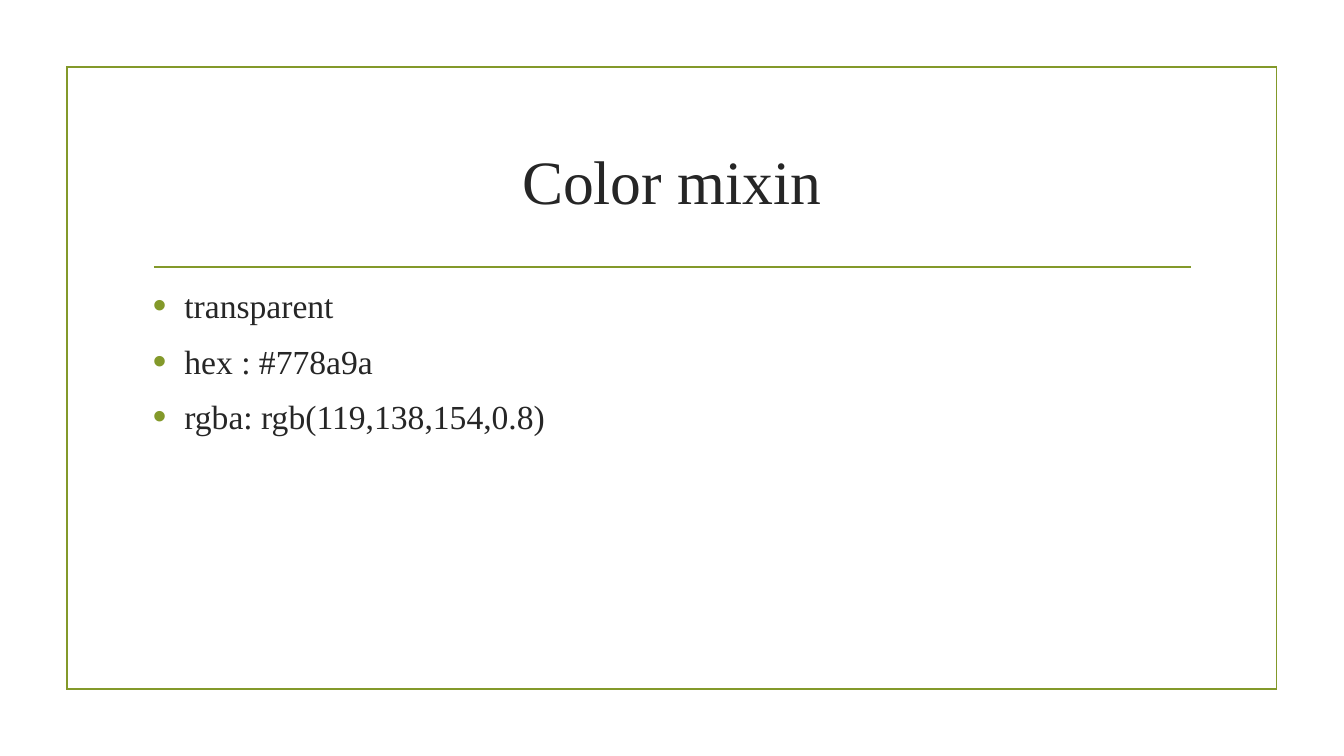
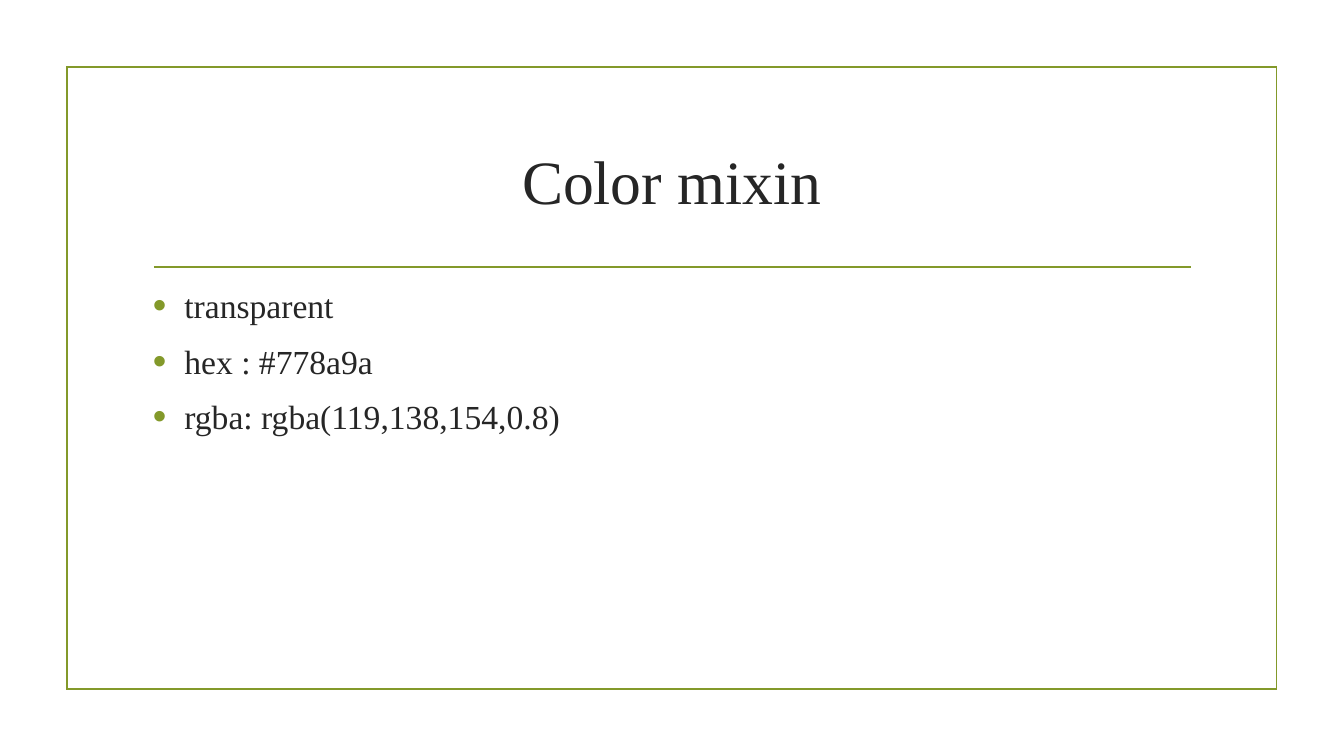
Before and after one commit to sagarshrestha81/FED, a slide deck: slide 4 of Cascading Style Sheets (CSS).pptx. Drawn at 1344x756 pixels with LibreOffice and Linux fonts; fonts in the diff are those of the drawing; background and template pictures are left out. Boxes give left, top, right and bottom in pixels: in the first picture for what was removed or moved away, otherwise in the second. Text is boxed around its words. In the diff, an @@ line names an element or a change of style, - is before the commit and + after.

```diff
--- a/Cascading Style Sheets (CSS).pptx
+++ b/Cascading Style Sheets (CSS).pptx
@@ text at <box>184,405,560,436</box>: text changed @@
-• rgba: rgb(119,138,154,0.8)
+• rgba: rgba(119,138,154,0.8)
```
Also in this commit, not shown: 6 other files.
